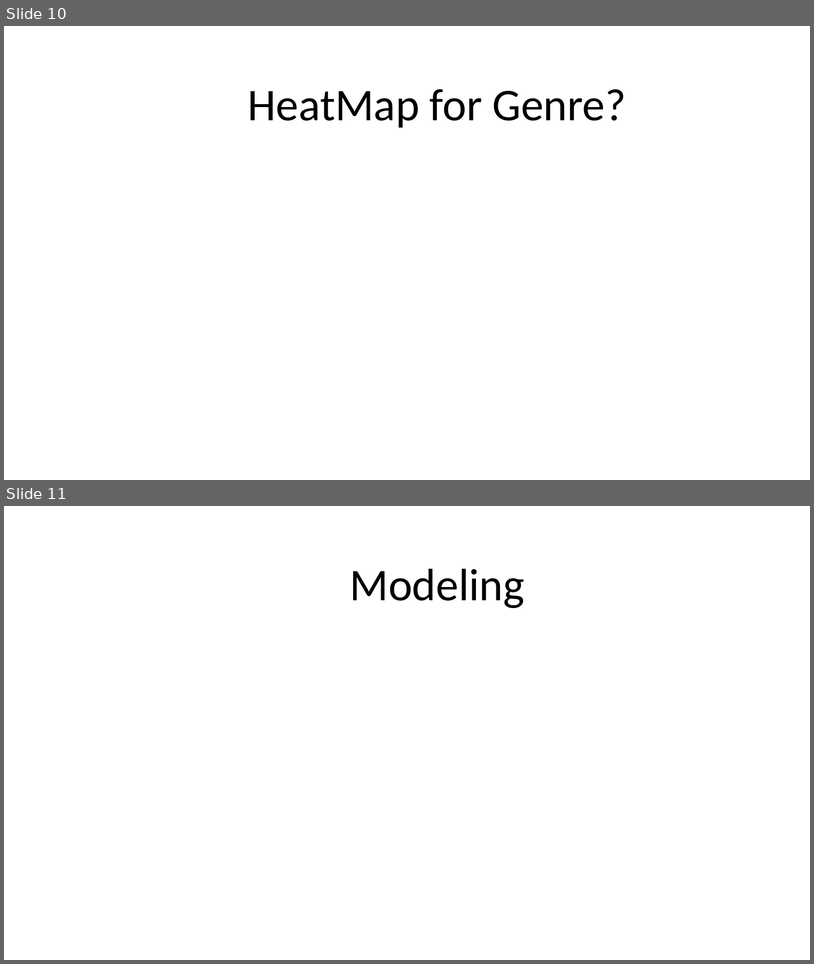
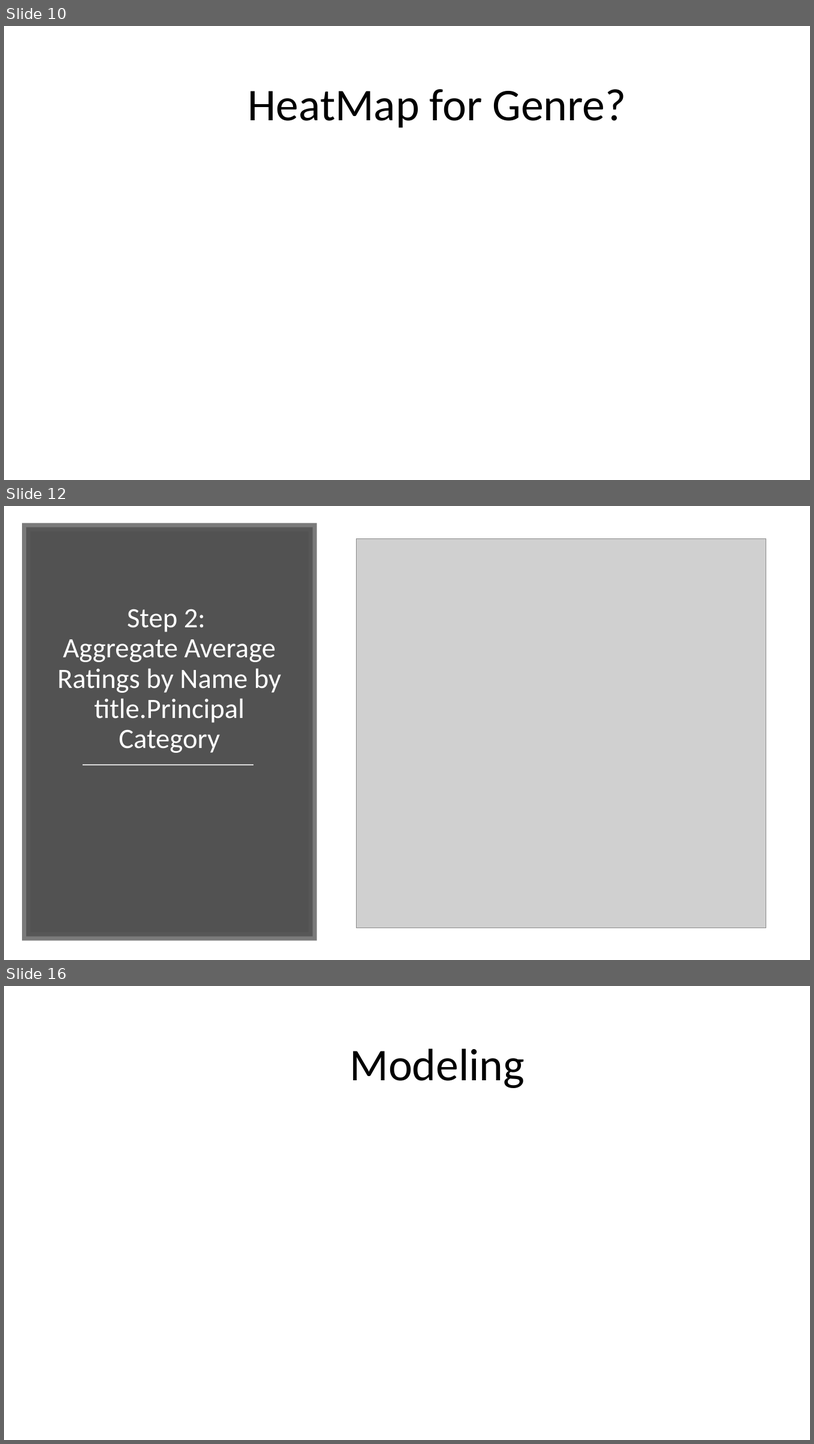
Before and after one commit to dniedermier-cscc/Scrum-Lords-Capstone-2018, a slide deck: Presentation/ScrumLords_Capstone.pptx. Shown one above the other, each under a label of ours: slides 10 and 11 before the commit, slides 10, 12 and 16 after it; the slides between them are not shown. The pictures are 814x964 and 814x1444 pixels, drawn with LibreOffice and Linux fonts; fonts in the diff are those of the drawing; grey boxes stand for pictures. Boxes give left, top, right and bottom in pixels: in the first picture for what was removed or moved away, otherwise in the second. Text is boxed around its words. In the diff, an @@ line names an element or a change of style, - is before the commit and + after.

Commit message:
titlePrincipals exploration slides added

```diff
--- a/Presentation/ScrumLords_Capstone.pptx
+++ b/Presentation/ScrumLords_Capstone.pptx
@@ slide 12 added at (4, 506, 810, 960), background #FFFFFF @@
@@ rectangle added at (26, 527, 313, 936), fill #404040 at 90% opacity, outline #595959 10 pt @@
@@ picture added at (357, 538, 767, 928) @@
@@ title added at (57, 609, 281, 753), 33.3 pt, text #FFFFFF @@
+Step 2:
+Aggregate Average Ratings by Name by title.Principal Category
@@ line added from (83, 765) to (254, 765), #D9D9D9 1.75 pt @@
@@ what was slide 11 is now slide 16 @@
```
Also in this commit, not shown: 4 other slides added.
